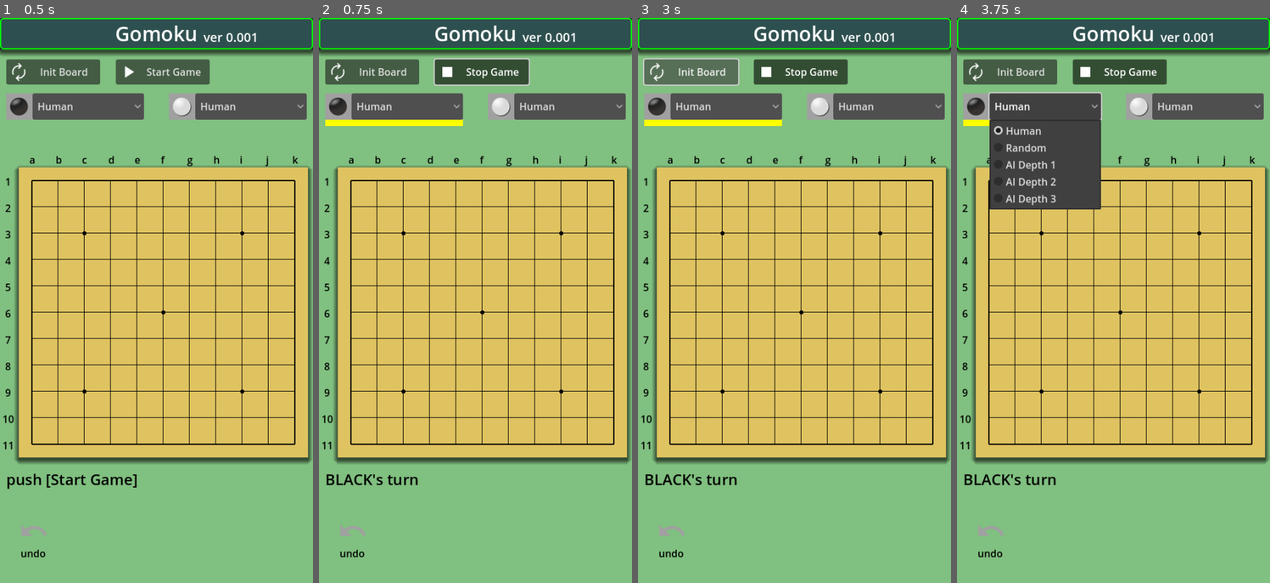
Above: before the commit, frames 1-4 (left to right).
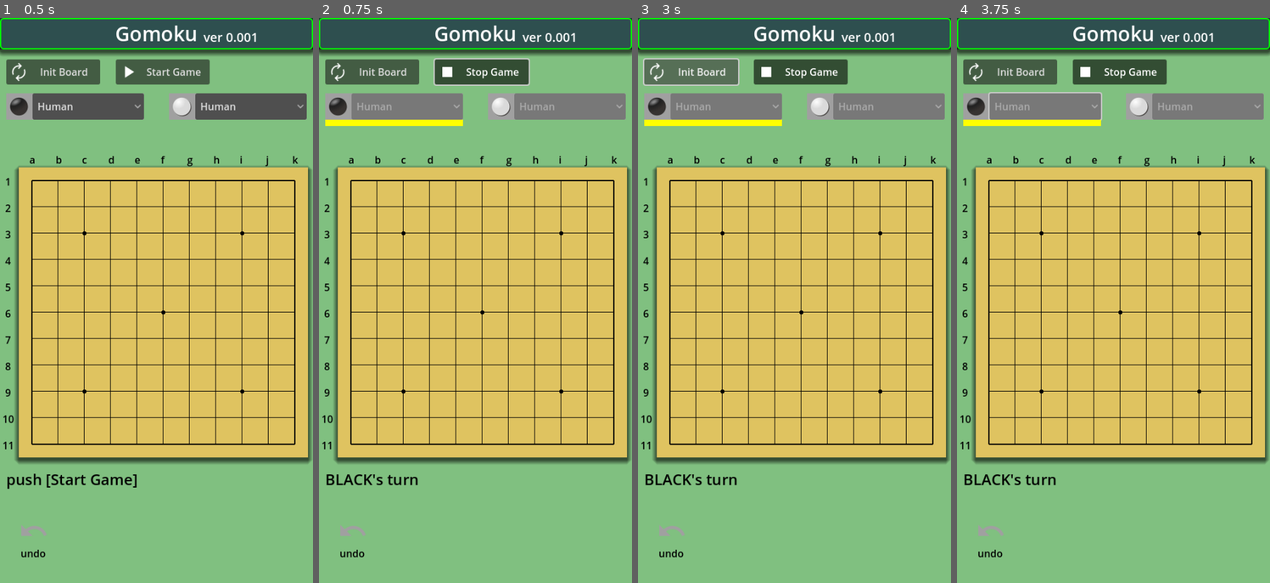
Above: after the commit, the same moments.

Repository: vivisuke/Gomoku
Game: Godot game, scene res://main_scene.tscn
Two runs of this game, one before a commit and one after it. Both use one fixed random seed, a clock stepped at 60 frames per second and the inputs below.
Inputs (mouse positions are in pixels of both pictures, inside the frame that each line leads up to):
- Up to frame 1 (0.5 s): no input
- Up to frame 2 (0.75 s): click "Start Game" at 0.5 s
- Up to frame 3 (3 s): click "Stop Game" at 1.25 s; click "Start Game" at 2 s; click "Init Board" at 2.75 s
- Up to frame 4 (3.75 s): click (1044, 108) at 3.5 s, where only the run before the commit has a clickable "Human"

Frame 1 is identical in both runs. In frame 2, 3.2% of the frame differs, in the area x 10-98%, y 13-18%; in frame 3, 3.2%; in frame 4, 8.9%, in the area x 10-98%, y 13-34%.

Commit message:
0071 ◎ C 09/09 09/09 0.001│問題│プレイ中はプレイヤーを変更不可に

Diff:
--- a/Gomoku/scripts/main_scene.gd
+++ b/Gomoku/scripts/main_scene.gd
@@ -189,9 +189,13 @@
 		print_next_turn()
 		$StartStopButton.text = "Stop Game"
 		$StartStopButton.icon = $StartStopButton/StopTexture.texture
+		$BlackPlayer/OptionButton.disabled = true
+		$WhitePlayer/OptionButton.disabled = true
 	else:
 		$StartStopButton.text = "Start Game"
 		$StartStopButton.icon = $StartStopButton/PlayTexture.texture
+		$BlackPlayer/OptionButton.disabled = false
+		$WhitePlayer/OptionButton.disabled = false
 	update_next_underline()
 
 
Not shown, changed: Gomoku.spr
